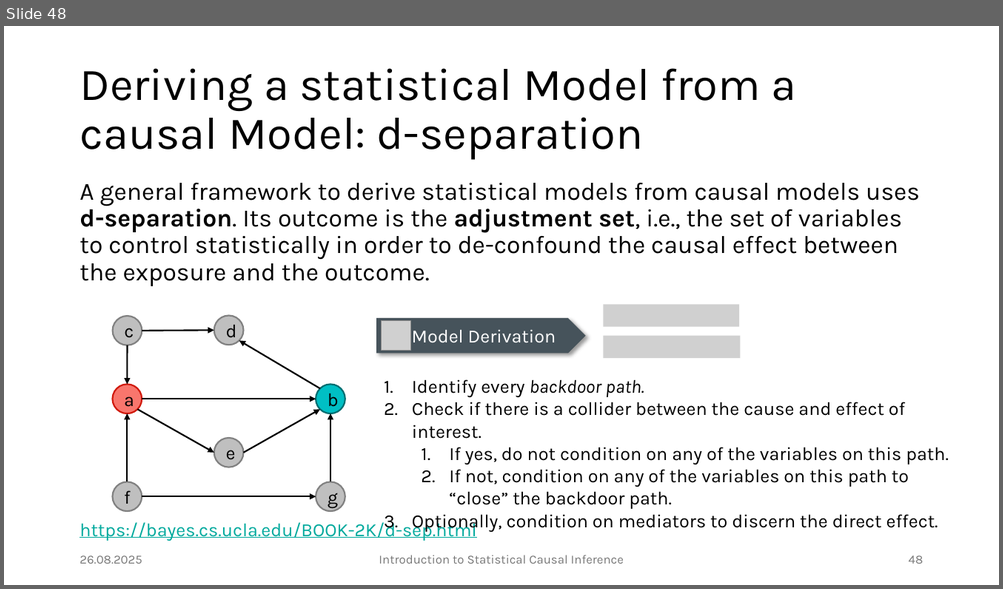
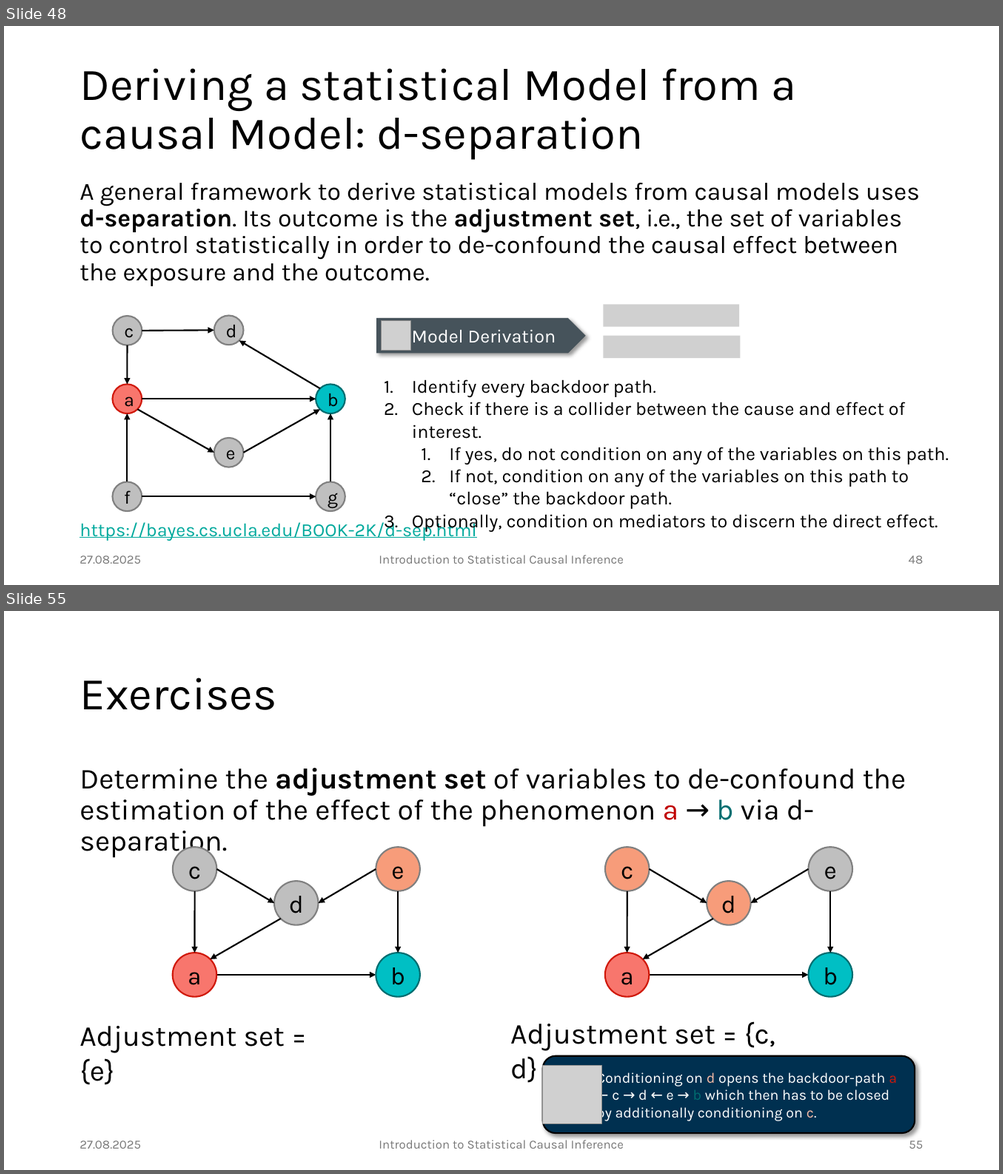
Before and after one commit to JulianFrattini/bda4sci, a slide deck: version2/slides/intro-sci.pptx. Shown one above the other, each under a label of ours: slide 48 before the commit, slides 48 and 55 after it; the slides between them are not shown. The pictures are 1003x589 and 1003x1174 pixels, drawn with LibreOffice and Linux fonts; fonts in the diff are those of the drawing; grey boxes stand for pictures; background and template pictures are left out. Boxes give left, top, right and bottom in pixels: in the first picture for what was removed or moved away, otherwise in the second. Text is boxed around its words. In the diff, an @@ line names an element or a change of style, - is before the commit and + after.

```diff
--- a/version2/slides/intro-sci.pptx
+++ b/version2/slides/intro-sci.pptx
@@ slide 55 added at (4,611,999,1170), background #FFFFFF @@
@@ title added at (79,678,276,710), 44 pt, text #000000 @@
+Exercises
@@ text added at (79,768,905,858), 28 pt, text #000000 @@
+Determine the adjustment set of variables to de-confound the estimation of the effect of the phenomenon a → b via d-separation.
@@ group added at (173,848,420,997): 6 arrows, 5 ellipses @@
+a
+b
+c
+d
+e
@@ group added at (605,848,852,997): 6 arrows, 5 ellipses @@
+a
+b
+c
+d
+e
@@ text added at (79,1026,284,1085), 28 pt, text #000000 @@
+Adjustment set = {e}
@@ text added at (510,1022,775,1083), 28 pt, text #000000 @@
+Adjustment set = {c, d}
@@ rounded rectangle added at (543,1056,915,1134), fill #003050, outline #000000 1.5 pt, 14 pt, text #FFFFFF @@
+Conditioning on d opens the backdoor-path a ← c → d ← e → b which then has to be closed by additionally conditioning on c.
@@ picture added at (543,1065,602,1125) @@
@@ text added at (79,1141,141,1149), 12 pt, text #797979 @@
+27.08.2025
@@ text added at (378,1140,623,1149), 12 pt, text #797979 @@
+Introduction to Statistical Causal Inference
@@ page number added at (908,1141,922,1149), 12 pt, text #797979 @@
+55
@@ slide 48 changed as well @@
@@ text at (412,380,656,398): italic off in "backdoor path." @@
@@ text at (79,556,141,564): text changed @@
-26.08.2025
+27.08.2025
```
Also in this commit, not shown: 61 other slides changed, 7 other slides added, 2 slides removed, 7 other files.
